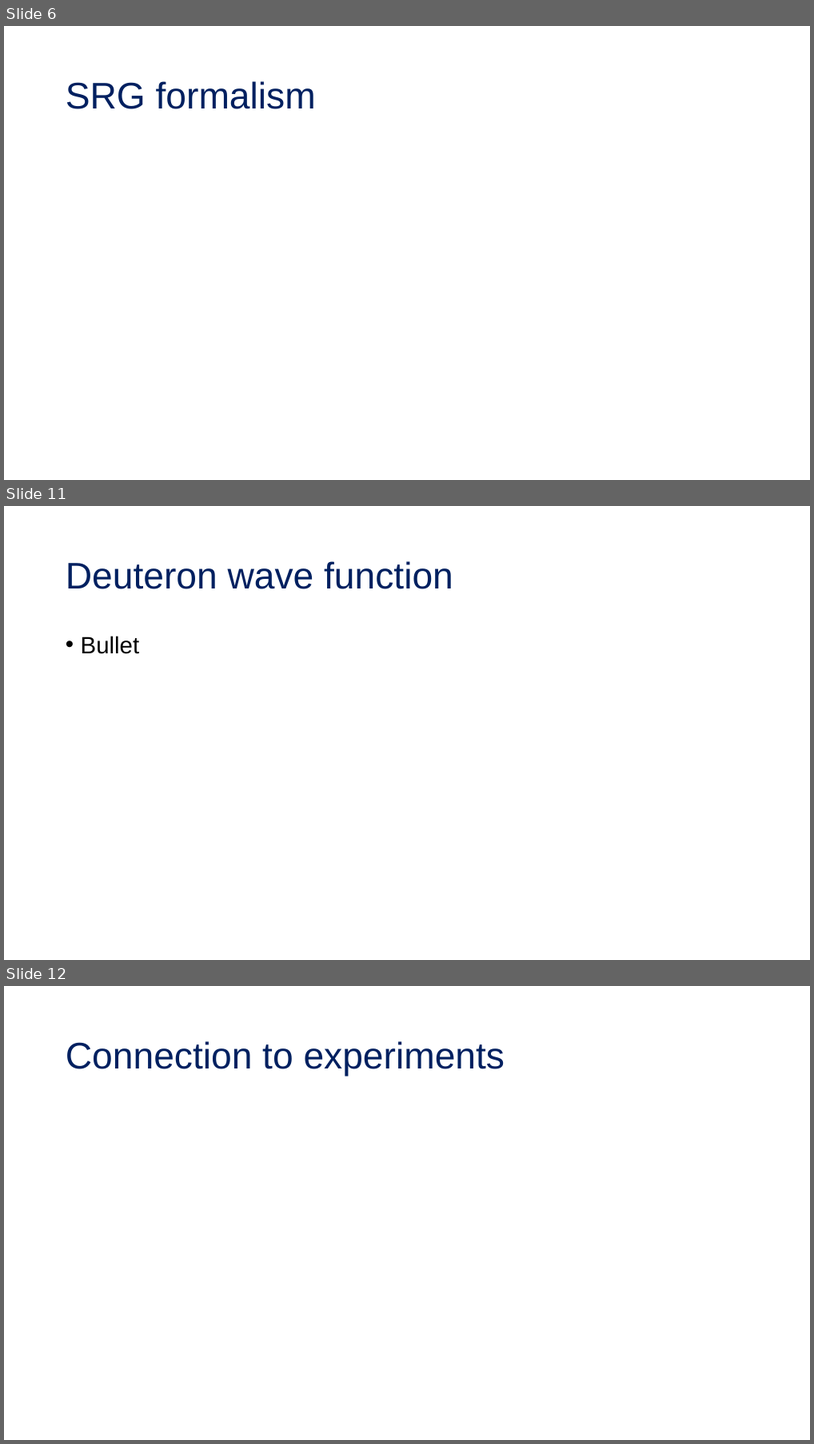
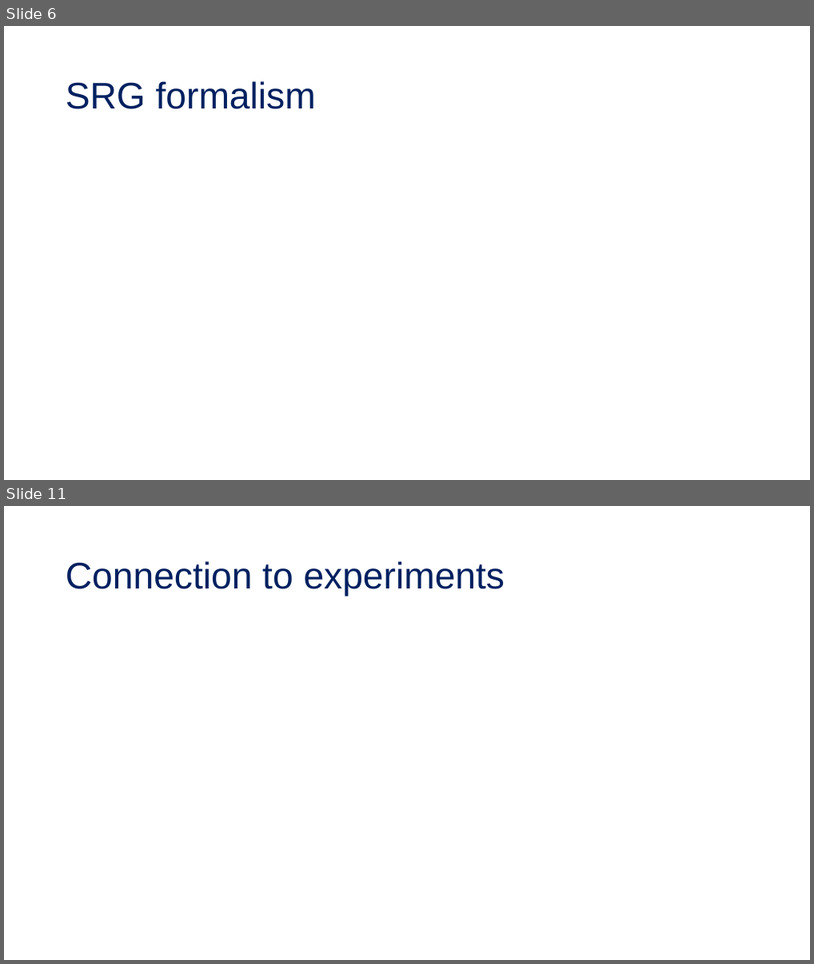
Before and after one commit to tropiano4/tropiano-srg, a slide deck: Presentations/DNP_October2020/tropiano_dnp_october2020.pptx. Shown one above the other, each under a label of ours: slides 6, 11 and 12 before the commit, slides 6 and 11 after it; the slides between them are not shown. The pictures are 814x1444 and 814x964 pixels, drawn with LibreOffice and Linux fonts; fonts in the diff are those of the drawing; grey boxes stand for pictures. Boxes give left, top, right and bottom in pixels: in the first picture for what was removed or moved away, otherwise in the second. Text is boxed around its words. In the diff, an @@ line names an element or a change of style, - is before the commit and + after.

```diff
--- a/Presentations/DNP_October2020/tropiano_dnp_october2020.pptx
+++ b/Presentations/DNP_October2020/tropiano_dnp_october2020.pptx
@@ slide 11 removed at [4, 506, 810, 960], background #FFFFFF @@
@@ title removed at [66, 561, 454, 589] @@
-Deuteron wave function
@@ text removed at [81, 636, 139, 654] @@
-• Bullet
@@ what was slide 12 is now slide 11 @@
```
Also in this commit, not shown: 7 slides changed, 12 slides added, 14 other slides removed.
